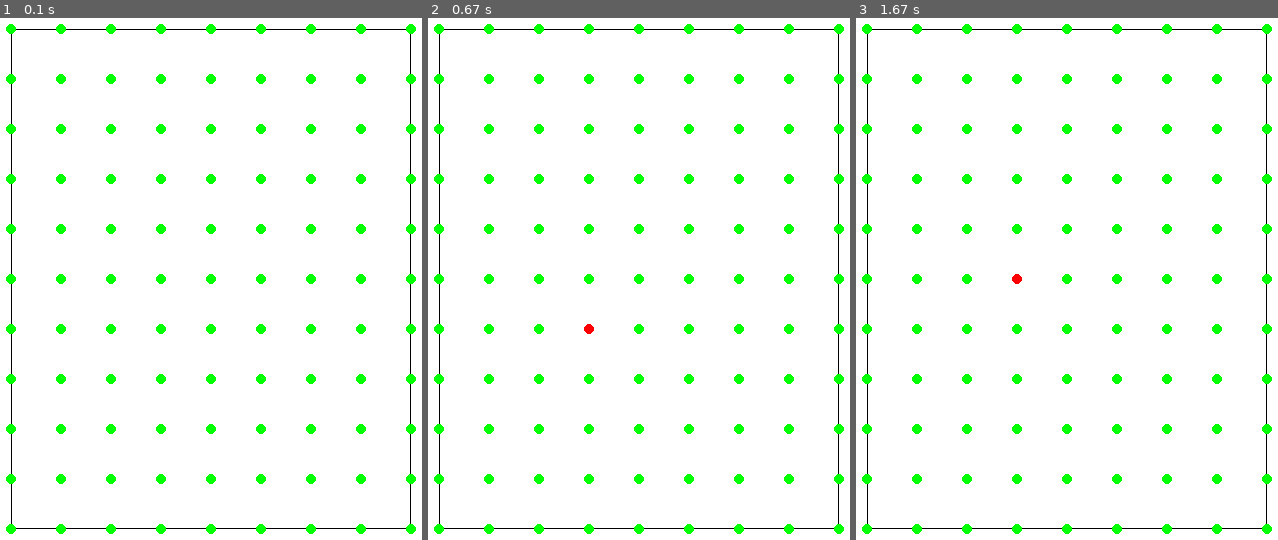
Above: before the commit, frames 1-3 (left to right).
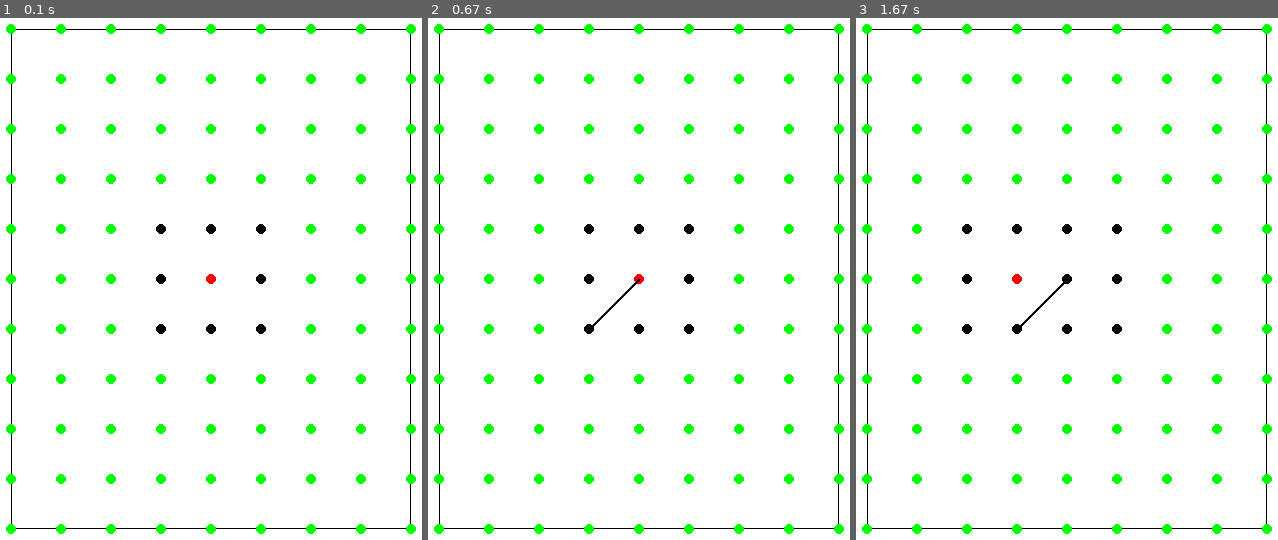
Above: after the commit, the same moments.

Repository: KWeselski/pygame_paper_soccer
Game: pygame game, started from main.py
Two runs of this game, one before a commit and one after it. Both use one fixed random seed, a clock stepped at 60 frames per second and the inputs below.
Inputs (mouse positions are in pixels of both pictures, inside the frame that each line leads up to):
- Up to frame 1 (0.1 s): no input
- Up to frame 2 (0.67 s): click (588, 331) at 0.38 s
- Up to frame 3 (1.67 s): click (1020, 273) at 0.72 s

The runs differ from the first frame. In frame 1, 0.3% of the frame differs, in the area x 36-64%, y 39-61%; in frame 2, 0.4%; in frame 3, 0.4%, in the area x 25-64%, y 39-61%.

Commit message:
add draw lines between neighbour points

Diff:
--- a/main.py
+++ b/main.py
@@ -1,14 +1,16 @@
 import pygame, sys
 from pygame.locals import *
-
+import threading
+import time
 class Points():
 
     def draw_point(self,cords,color):
         point = pygame.draw.circle(DISPLAYSURF,color,(cords[0],cords[1]),5)
 
-    def __init__(self,cords=(0,0),checked=False,pointradius=pygame.Rect):
+    def __init__(self,cords=(0,0),checked=False,point_pos=pygame.Rect,pointradius=pygame.Rect):
         self.cords = cords
         self.checked = checked
+        self.point_pos = point_pos
         self.point_radius = pointradius
 
     def __repr__(self):
@@ -27,15 +29,18 @@
 WHITE = (255, 255, 255)
 GREEN = (0, 255, 0)
 
+starting_position = (250,300)
 size = 50
 boardwidth = 8
 boardheight = 10
-
+global isClicked
 mouse_x = 0
 mouse_y = 0
-
+global current_point_cord
 
 POINTS_pos = []
+LINES = []
+
 
 DISPLAYSURF.fill(WHITE)
 
@@ -44,18 +49,17 @@
     for i in range(1,boardwidth+2):
         for z in range(1,boardheight+2):
             if cnt%2 == 0:
-                pygame.draw.circle(DISPLAYSURF,BLUE,(size*i,size*z),5)
-                point_radius = pygame.draw.circle(DISPLAYSURF,WHITE,(size*i,size*z),10)
+                point_p=pygame.draw.circle(DISPLAYSURF,GREEN,(size*i,size*z),5)
+                point_radius = pygame.draw.circle(DISPLAYSURF,WHITE,(size*i,size*z),15)
             else:
-                pygame.draw.circle(DISPLAYSURF,BLUE,(size*i,size*z),5)
-                point_radius = pygame.draw.circle(DISPLAYSURF,WHITE,(size*i,size*z),10)
+                point_p =pygame.draw.circle(DISPLAYSURF,GREEN,(size*i,size*z),5)
+                point_radius = pygame.draw.circle(DISPLAYSURF,WHITE,(size*i,size*z),15)
             x = (size*i,size*z)
-            POINTS_pos.append(Points(x,pointradius=point_radius))
+
+            POINTS_pos.append(Points(cords=x,point_pos=point_p,pointradius=point_radius))
             cnt+=1
         cnt -= 1
     pygame.draw.rect(DISPLAYSURF,BLACK,[size,size,boardwidth*size,boardheight*size],1)
-    #print(POINTS_pos)
-
 
 
 def check_position(mouse_, points_):
@@ -65,30 +69,98 @@
     for obj in points_cords:
 
         if obj.point_radius.collidepoint(mouse_cords):
-
             obj.checked = True
         else:
             obj.checked = False
 
         if obj.checked == True:
             obj.draw_point(obj.cords,RED)
+            current_point_cord=obj.point_pos
+            return current_point_cord
         else:
             obj.draw_point(obj.cords,GREEN)
 
+def find_near_points(point_p):
 
-        #pygame.draw.circle(DISPLAYSURF,BLUE,(mouse_cords[0],mouse_cords[1]),3)
+    point = point_p
+    cords = (point.centerx,point.centery)
+    near_points = [(cords[0]-size,cords[1]+size),(cords[0],cords[1]+size),(cords[0]+size,cords[1]+size),
+                    (cords[0]-size,cords[1]),(cords[0]+size,cords[1]),
+                    (cords[0]-size,cords[1]-size),(cords[0],cords[1]-size),(cords[0]+size,cords[1]-size)]
+    near_n = []
+    for n in near_points:
+        for obj in POINTS_pos:
+            cords_near = (obj.point_pos.centerx, obj.point_pos.centery)
+
+            if n == cords_near:
+                near_n.append(obj)
+
+    draw_neighbours(near_n)
+    x = find_another_point(cords,near_n)
+    return x
+
+
+
+def draw_neighbours(neigh):
+        for obj in neigh:
+            obj.draw_point((obj.point_pos.centerx, obj.point_pos.centery),BLACK)
+
+def find_another_point(point,neigh):
+    mouse_cords = (mouse_x,mouse_y)
+
+    for obj in neigh:
+        if obj.point_radius.collidepoint(mouse_cords):
+            obj.checked = True
+        else:
+            obj.checked = False
+        if obj.checked == True:
+
+            line = pygame.draw.line(DISPLAYSURF,WHITE,point,(obj.point_pos.centerx,obj.point_pos.centery),3)
+            if line in LINES:
+                print('Ta lini juz istnieje')
+                line = pygame.draw.line(DISPLAYSURF,BLACK,point,(obj.point_pos.centerx,obj.point_pos.centery),3)
+                return
+            else:
+                line = pygame.draw.line(DISPLAYSURF,BLACK,point,(obj.point_pos.centerx,obj.point_pos.centery),3)
+                LINES.append(line)
+            isClicked = False
+            return isClicked
+        else:
+            obj.draw_point(obj.cords,BLACK)
+
+
+def print_points():
+    print(POINTS_pos)
+
 
 while True:
     if not POINTS_pos:
         draw_points()
+        current_point_cord = check_position((mouse_x,mouse_y),POINTS_pos)
+        current_point_cord = check_position(starting_position,POINTS_pos)
+        find_near_points(current_point_cord)
 
-    check_position((mouse_x,mouse_y),POINTS_pos)
+        #time.sleep(3)
+        isClicked=True
+
 
     for event in pygame.event.get():
         if event.type == pygame.QUIT:
             pygame.quit()
             sys.exit()
         elif event.type == MOUSEMOTION:
-            mouse_x, mouse_y = event.pos
+            if isClicked==False:
+                mouse_x, mouse_y = event.pos
+                current_point_cord = check_position((mouse_x,mouse_y),POINTS_pos)
+            else:
+                mouse_x, mouse_y = event.pos
+
+        elif event.type == MOUSEBUTTONUP:
+            isClicked=True
+            done = find_near_points(current_point_cord)
+            isClicked=done
+
+        elif event.type == MOUSEWHEEL:
+            isClicked=False
 
     pygame.display.update()
